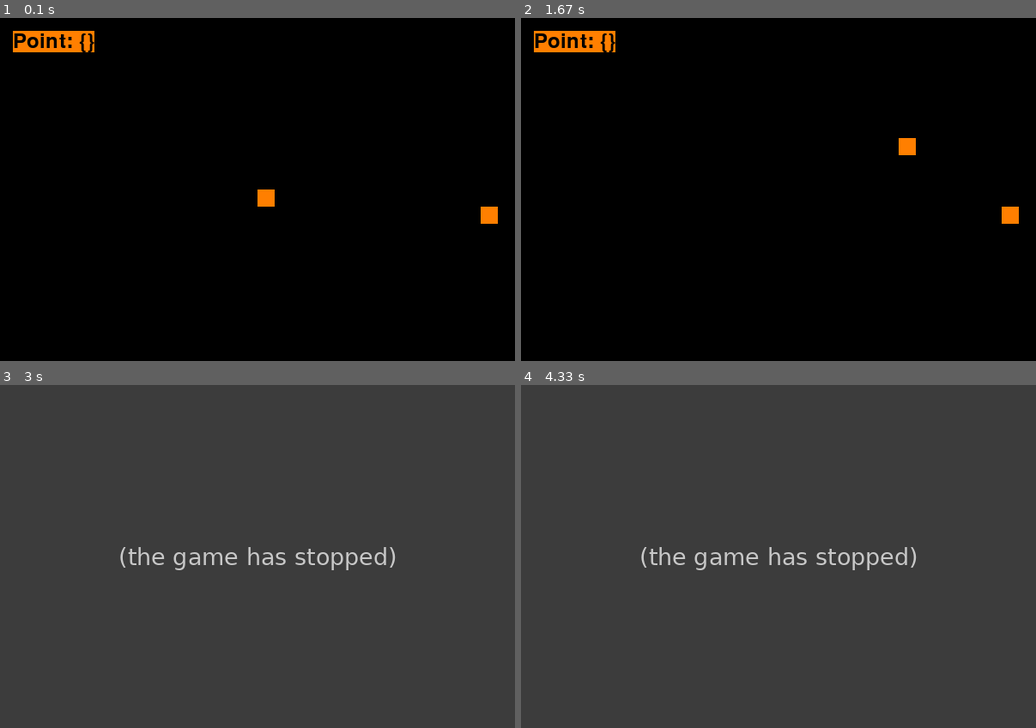
Above: before the commit, frames 1-4 (two rows, left to right).
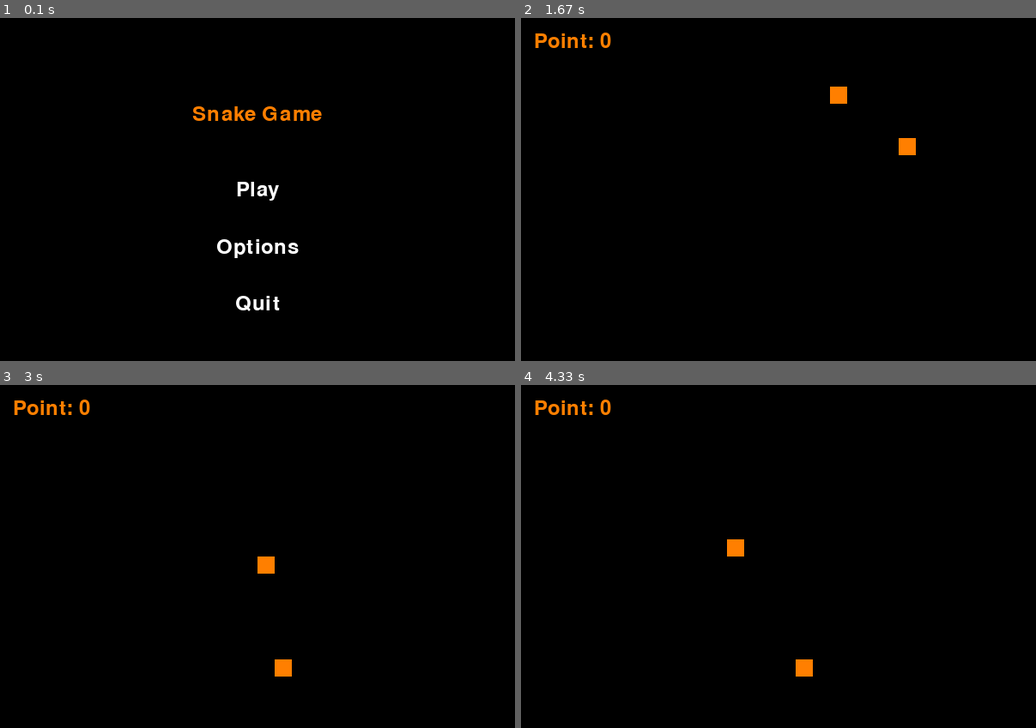
Above: after the commit, the same moments.

Repository: ced3j/pygame-s
Game: pygame game, started from snake-game/snake.py
The game is run twice, just before and just after one commit, with the same random seed, the same clock (stepped at 60 frames per second) and the same inputs.
Inputs:
- Up to frame 1 (0.1 s): no input
- Up to frame 2 (1.67 s): tap Enter at 0.33 s; hold Right 0.67-1.13 s; hold Up 1.17-1.47 s; hold Right from 1.5 s (still down)
- Up to frame 3 (3 s): release Right at 1.97 s; click "Play" at 2.7 s; hold Down from 2.97 s (still down)
- Up to frame 4 (4.33 s): release Down at 3.27 s; hold Left 3.3-3.7 s; hold Up 3.73-4.1 s; hold Right from 4.13 s (still down)

The runs differ from the first frame. In frame 1, 2.3% of the frame differs, in the area x 2-97%, y 3-86%; in frame 2, 1.3%; in frame 3, 100%, in the area x 0-100%, y 0-100%; in frame 4, 100%.
Before the commit the program exited at 2.5 s; later frames show no game.

Commit message:
menü ekranı ve bazı düzeltmeler

Diff:
--- a/snake-game/snake.py
+++ b/snake-game/snake.py
@@ -1,148 +1,180 @@
 import pygame
 import random
-
 
 pygame.init()
 
 WIDTH = 600
 HEIGHT = 400
-screen = pygame.display.set_mode((WIDTH, HEIGHT)) # oyun ekranı ayarları
+screen = pygame.display.set_mode((WIDTH, HEIGHT))  # oyun ekranı ayarları
 
 pygame.display.set_caption("Snake-Game")
 
 clock = pygame.time.Clock()
 # clock değişkenini oyunun fps'ini ayarlamak için kullanacağız
 
-
 # oyunda kullanılacak renkler
-orange = (255,127,0)
-black = (0,0,0)
-
+orange = (255, 127, 0)
+black = (0, 0, 0)
+white = (255, 255, 255) # menüde kullanmak için
 
 # snake
-snake_size = 20 # 20 piksellik bir boy
-snake_speed = 10 # yılanın hızı aynı zamanda fps değerimiz olacak
-snake_x = WIDTH/2 # ekranın ortasında yılanın x koordinatı
-snake_y = HEIGHT/2
+snake_size = 20  # 20 piksellik bir boy
+snake_speed = 10  # yılanın hızı aynı zamanda fps değerimiz olacak
+snake_x = WIDTH / 2  # ekranın ortasında yılanın x koordinatı
+snake_y = HEIGHT / 2
 # yılanı aşağıda pygame.draw.rect() kısmında çizdirelim
 
 # aşağıda oluşturduğumuz iki değişken yılanın program başındaki hızı
 snake_x_speed = 0
 snake_y_speed = 0
 
-
 # yılan kuyruğu:
-snake_list = [] # program başında boş bir liste
-snake_len = 1 # yılanın parçalarının sayısı yani uzunluğu
-
-
-
+snake_list = []  # program başında boş bir liste
+snake_len = 1  # yılanın parçalarının sayısı yani uzunluğu
 
 # ---------- Yılanın yiyebileceği yemler ----------
 # 0 ile width - snake_size aralığında bir konum olsun ve bu değer snake_size katlarında olsun
 # bu da yemi ara değerlere göndermekten ziyade yılanın gideceği güzergah üzerine oturmasını sağlar
-cookie_x = random.randrange(0, WIDTH-snake_size, snake_size)
-cookie_y = random.randrange(0, HEIGHT-snake_size, snake_size)
+cookie_x = random.randrange(0, WIDTH - snake_size, snake_size)
+cookie_y = random.randrange(0, HEIGHT - snake_size, snake_size)
 # yemi aşağıda pygame.draw.rect(screen)... kısmında çizdirelim
-
-
-
 
 # Skor kısmı
 skor = 0
-font = pygame.font.Font(None, 35) # yazı fontu: none, büyüklük 35
+font = pygame.font.Font(None, 35)  # yazı fontu: none, büyüklük 35
 # aşağıda skor_text kısmında yazdıralım
-
 
 # Ses efekti
 eat_stx = pygame.mixer.Sound("C:/Users/Victus/Desktop/PyGame/snake-game/munch-sound-effect.mp3")
 
+# Oyun Döngüsü ---
+def game_loop():
+    global snake_x, snake_y, snake_x_speed, snake_y_speed, snake_list, snake_len, cookie_x, cookie_y, skor
 
-# Oyun Döngüsü ---
-game = True # oyunun çalışıp çalışmadığını temsil edecek olan değişken
+    snake_x = WIDTH / 2
+    snake_y = HEIGHT / 2
+    snake_x_speed = 0
+    snake_y_speed = 0
+    snake_list = []
+    snake_len = 1
+    cookie_x = random.randrange(0, WIDTH - snake_size, snake_size)
+    cookie_y = random.randrange(0, HEIGHT - snake_size, snake_size)
+    skor = 0
 
-while game: # oyun değişkeni true olduğu sürece
-    screen.fill(black) # pencereyi siyah renk yaptık
+    game = True
+    while game:  # oyun değişkeni true olduğu sürece
+        screen.fill(black)  # pencereyi siyah renk yaptık
 
-    for event in pygame.event.get():
-        if event.type == pygame.QUIT: # kullanıcı pencereyi kapatmaya çalışıyorsa
-            game = False
+        for event in pygame.event.get():
+            if event.type == pygame.QUIT:  # kullanıcı pencereyi kapatmaya çalışıyorsa
+                pygame.quit()
+                return
 
-        # yılanın kontrollerini sağladığımız kısım:
-        if event.type == pygame.KEYDOWN: # eğer herhangi bir tuşa basılıyorsa
+            # yılanın kontrollerini sağladığımız kısım:
+            if event.type == pygame.KEYDOWN:  # eğer herhangi bir tuşa basılıyorsa
 
-            if event.key == pygame.K_LEFT: # sol ok tuşuna basılıyorsa
-                snake_x_speed -= snake_size # yılanın x koordinatını yılan boyu kadar azalt
-                snake_y_speed = 0 # y ekseninde hareket etmesin
+                if event.key == pygame.K_LEFT and snake_x_speed == 0:  # sol ok tuşuna basılıyorsa
+                    snake_x_speed -= snake_size  # yılanın x koordinatını yılan boyu kadar azalt
+                    snake_y_speed = 0  # y ekseninde hareket etmesin
 
-            if event.key == pygame.K_RIGHT:
-                snake_x_speed += snake_size
-                snake_y_speed = 0
+                if event.key == pygame.K_RIGHT and snake_x_speed == 0:
+                    snake_x_speed += snake_size
+                    snake_y_speed = 0
 
-            if event.key == pygame.K_UP:
-                snake_x_speed = 0
-                snake_y_speed -= snake_size
+                if event.key == pygame.K_UP and snake_y_speed == 0:
+                    snake_x_speed = 0
+                    snake_y_speed -= snake_size
 
-            if event.key == pygame.K_DOWN:
-                snake_x_speed = 0
-                snake_y_speed += snake_size
+                if event.key == pygame.K_DOWN and snake_y_speed == 0:
+                    snake_x_speed = 0
+                    snake_y_speed += snake_size
 
-    # Yılan hareket - her seferinde yılanın konumunu yukarıdan gelen verilerle güncelle
-    snake_x += snake_x_speed
-    snake_y += snake_y_speed
+        # Yılan hareket - her seferinde yılanın konumunu yukarıdan gelen verilerle güncelle
+        snake_x += snake_x_speed
+        snake_y += snake_y_speed
 
-    # yılanın x ve y koordinatları her değiştiğinde listeye ekliyoruz
-    snake_list.append((snake_x, snake_y))
+        # yılanın x ve y koordinatları her değiştiğinde listeye ekliyoruz
+        snake_list.append((snake_x, snake_y))
 
-    # yani listede bu yılanın uzunluğuna dahil olmayan bir değer varsa silelim
-    if len(snake_list) > snake_len:
-        del snake_list[0]
+        # yani listede bu yılanın uzunluğuna dahil olmayan bir değer varsa silelim
+        if len(snake_list) > snake_len:
+            del snake_list[0]
 
+        # -------------- Etkileşimler -------------
+        # ----- Yem yemek -----
+        if snake_x == cookie_x and snake_y == cookie_y:  # yılan yeme temas etmiş
+            cookie_x = random.randrange(0, WIDTH - snake_size, snake_size)
+            cookie_y = random.randrange(0, HEIGHT - snake_size, snake_size)
+            snake_len += 1
+            skor += 1
+            eat_stx.play()
 
-    #-------------- Etkileşimler -------------
-    # ----- Yem yemek -----
-    if snake_x == cookie_x and snake_y == cookie_y: # yılan yeme temas etmiş
-        cookie_x = random.randrange(0, WIDTH - snake_size, snake_size)
-        cookie_y = random.randrange(0, HEIGHT - snake_size, snake_size)
-        snake_len += 1
-        skor += 1
-        eat_stx.play()
+        skor_text = font.render("Point: {}".format(skor), True, orange)
+        # {} yerine format ile skor'u gönderiyoruz
+        # True ile yazının kenarlarını biraz yumuşatıyoruz
+        # yazı rengi orange
+        # aşağıda "screen.blit()" ile ekrana yazdıralım
 
-    skor_text = font.render("Point: {}", format(skor), True, orange)
-    # {} yerine format ile skor'u gönderiyoruz
-    # True ile yazının kenarlarını biraz yumuşatıyoruz
-    # yazı rengi orange
-    # aşağıda "screen.blit()" ile ekrana yazdıralım
+        # Yılanın ekran dışına çıkamaması için:
+        if snake_x >= WIDTH or snake_x <= 0 or snake_y >= HEIGHT or snake_y <= 0:
+            game = False  # Oyunu durdur
 
+        for i in snake_list:
+            pygame.draw.rect(screen, orange, [i[0], i[1], snake_size, snake_size])
 
-    # Yılanın ekran dışına çıkamaması için:
-    if snake_x >= WIDTH or snake_x <= 0 or snake_y >= HEIGHT or snake_y <= 0:
-        game = False # Oyunu durdur
+        screen.blit(skor_text, (15, 15))
 
+        pygame.draw.rect(screen, orange, [cookie_x, cookie_y, snake_size, snake_size])  # yemi çizdirelim
 
+        pygame.display.update()  # oyun döngüsü içinde pencereyi güncellemek için
+        clock.tick(snake_speed)  # oyunun fps'ini burada ayarlıyoruz
 
-    for i in snake_list:
-        # pygame.draw.rect(screen, orange, [snake_x, snake_y, snake_size, snake_size])
-        # üstteki kod satırını for içine aldık ve ufak bir güncelleme yapalım
+    return  # Game loop ends, return to menu
 
-        pygame.draw.rect(screen, orange, [i[0], i[1], snake_size, snake_size])
-        # yılanın x ve y konumunu i'nin 0 ve 1. yani snake_list içindeki değerlerden çektik
+def show_menu():
+    menu = True
+    while menu:
+        screen.fill(black)
+        title_text = font.render("Snake Game", True, orange)
+        play_text = font.render("Play", True, white)
+        options_text = font.render("Options", True, white)
+        quit_text = font.render("Quit", True, white)
 
-    screen.blit(skor_text, (15,15))
+        play_rect = play_text.get_rect(center=(WIDTH / 2, HEIGHT / 2))
+        options_rect = options_text.get_rect(center=(WIDTH / 2, HEIGHT / 1.5))
+        quit_rect = quit_text.get_rect(center=(WIDTH / 2, HEIGHT / 1.2))
 
-    pygame.draw.rect(screen, orange, [cookie_x, cookie_y, snake_size, snake_size]) # yemi çizdirelim
-    # screen üzerinde
-    # rengi orange olan
-    # (x'i snake_x), (y'si snake_y) ve kare büyüklüğü (snake_size) olan bir kare çiz
-    # snake_size iki kenarı da temsil ettiği için yani 20x20 olmasını istediğimiz için 2 kez yazdık
+        screen.blit(title_text, (WIDTH / 2 - title_text.get_width() / 2, HEIGHT / 4))
+        screen.blit(play_text, play_rect)
+        screen.blit(options_text, options_rect)
+        screen.blit(quit_text, quit_rect)
 
+        pygame.display.update()
 
+        for event in pygame.event.get():
+            if event.type == pygame.QUIT:
+                pygame.quit()
+                return False  # Oyundan çık
+            if event.type == pygame.KEYDOWN:
+                if event.key == pygame.K_RETURN: # Enter'a basılırsa oyunu başlat
+                    return True
+                if event.key == pygame.K_ESCAPE:
+                    pygame.quit()
+                    return False  # ESC'ye basılırsa oyundan çık
+            if event.type == pygame.MOUSEBUTTONDOWN:
+                if play_rect.collidepoint(event.pos):
+                    return True  # Oyunu başlat
+                if quit_rect.collidepoint(event.pos):
+                    pygame.quit()
+                    return False  # Oyundan çık
 
+    return False
 
+def main():
+    while True:
+        if not show_menu():
+            break
+        game_loop()
 
-    pygame.display.update() # oyun döngüsü içinde pencereyi güncellemek için
-    clock.tick(snake_speed) # oyunun fps'ini burada ayarlıyoruz
-
-
-
-pygame.quit() # oyun çalışma döngüsünden çıktığında kapatıyoruz
+if __name__ == "__main__":
+    main()
